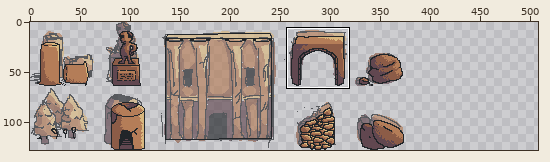
Pixel-art file -- Assets/Sprites/buildings.ase. Above, an overview of the earlier version with the close-up marked.
Close-up. First the earlier version:
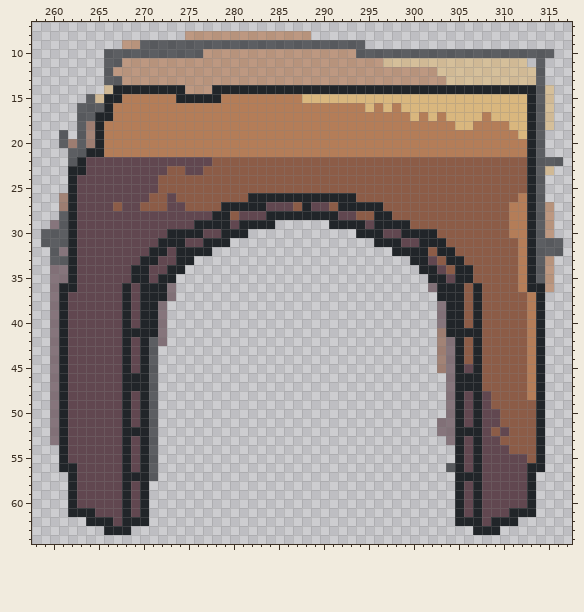
384x128 pixels, 1 frame. Shown: x 258..317, y 7..64. The old version is drawn lined up with the new one, on the new canvas. The wide view leaves out empty margins. The commit also changed other parts of the picture, which this record leaves out.
The result:
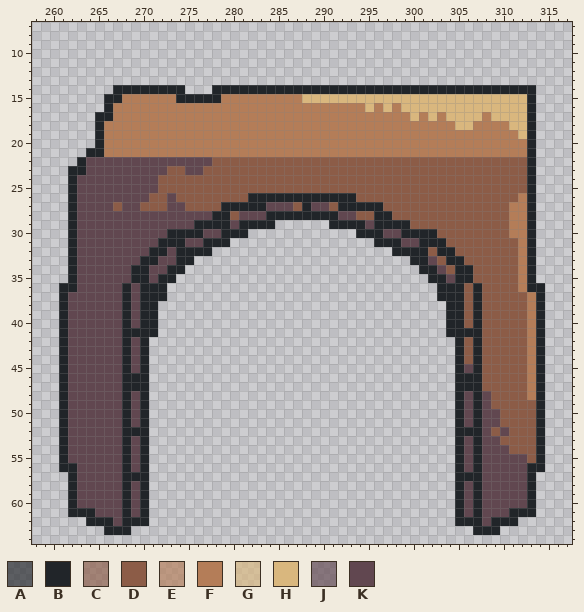
Palette (. is transparent): A #212529a8  B #212529  C #8c5c47a8  D #8c5c47  E #b47d58a8  F #b47d58  G #d9b77ea8  H #d9b77e  J #614750a8  K #614750
From old to new:
canvas 384x128 -> 512x128
Colour A is gone in row 9 at x 270 to 294; in row 10 at x 266 to 276 and 294 to 315; in row 11 at x 266 to 267 and 314; in row 12 at x 266 and 314; in row 13 at x 266 to 267 and 314; in row 14 at x 314.
Colour A is gone in row 15 at x 264 and 314; in row 16 at x 263 to 265 and 314; in row 17 at x 263 to 264 and 314; in row 18 at x 263 and 314; in rows 19 to 20 at x 261, 263 and 314; in row 21 at x 262 to 263 and 314.
Colour A is gone in row 22 at x 262 and 314 to 316; in rows 23 to 27 at x 314; in rows 28 to 29 at x 261 and 314; in row 30 at x 259 to 261 and 314; in row 31 at x 259 to 261 and 314 to 316; in row 32 at x 260 and 314 to 316.
Colour A is gone in row 33 at x 260 to 261 and 314; in rows 34 to 35 at x 314; in rows 42 to 55 at x 271; in row 56 at x 271 and 304; in row 57 at x 271.
Colour C is gone in rows 18 to 19 at x 264; in row 20 at x 262 and 264; in rows 26 to 27 at x 261; in rows 41 to 45 at x 303.
Colour E is gone in row 8 at x 275 to 288; in row 9 at x 268 to 269; in row 10 at x 277 to 293; in row 11 at x 268 to 296; in row 12 at x 267 to 302; in row 13 at x 268 to 303.
Colour E is gone in row 14 at x 275 to 277; in rows 27 to 30 at x 315; in rows 33 to 36 at x 315.
Colour G is gone in row 11 at x 297 to 312; in row 12 at x 303 to 313; in row 13 at x 304 to 313; in row 14 at x 266 and 315; in row 15 at x 265 and 315; in rows 16 to 18 at x 315.
Colour G is gone in row 23 at x 315.
Colour J is gone in row 29 at x 260; in row 32 at x 261; in rows 34 to 35 at x 260 to 261; in row 36 at x 260, 273 and 302; in row 37 at x 260 and 273; in rows 38 to 40 at x 260, 272 and 303.
Colour J is gone in row 41 at x 260 and 272; in row 42 at x 260, 272 and 304; in rows 43 to 50 at x 260 and 304; in rows 51 to 52 at x 260 and 303 to 304; in row 53 at x 260 and 304.
Where, in picture pixels (left, top, right, bottom), the same in both close-ups:
erased: (41, 31, 563, 481)
